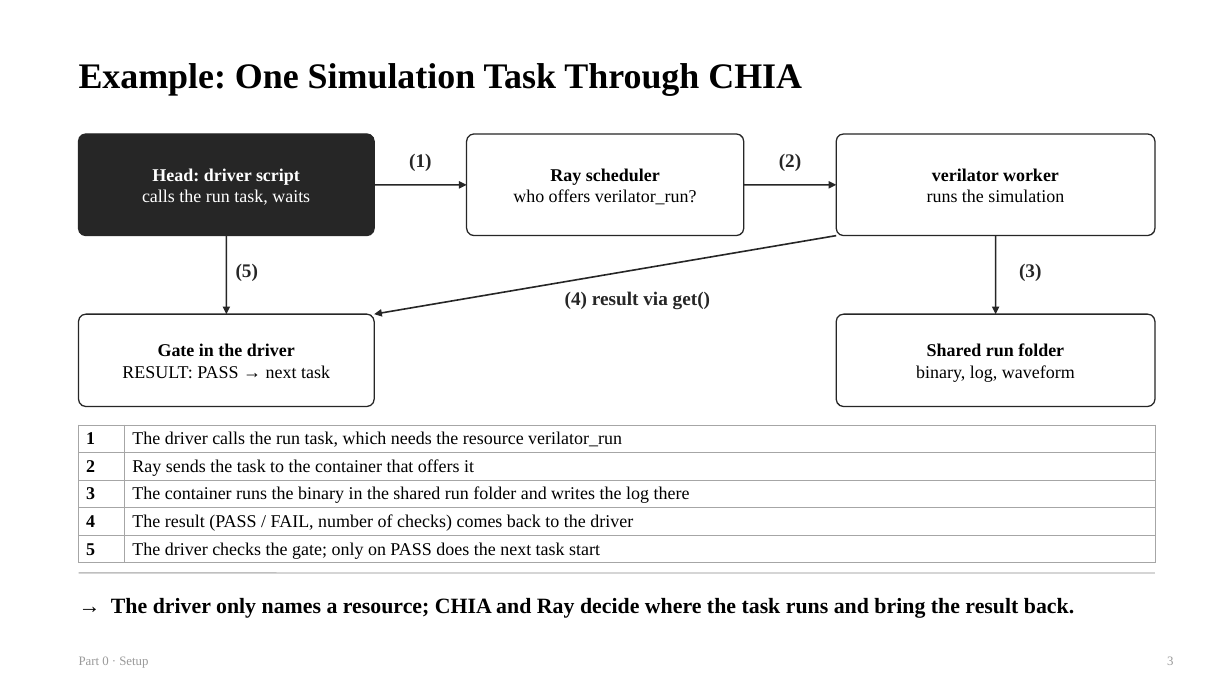
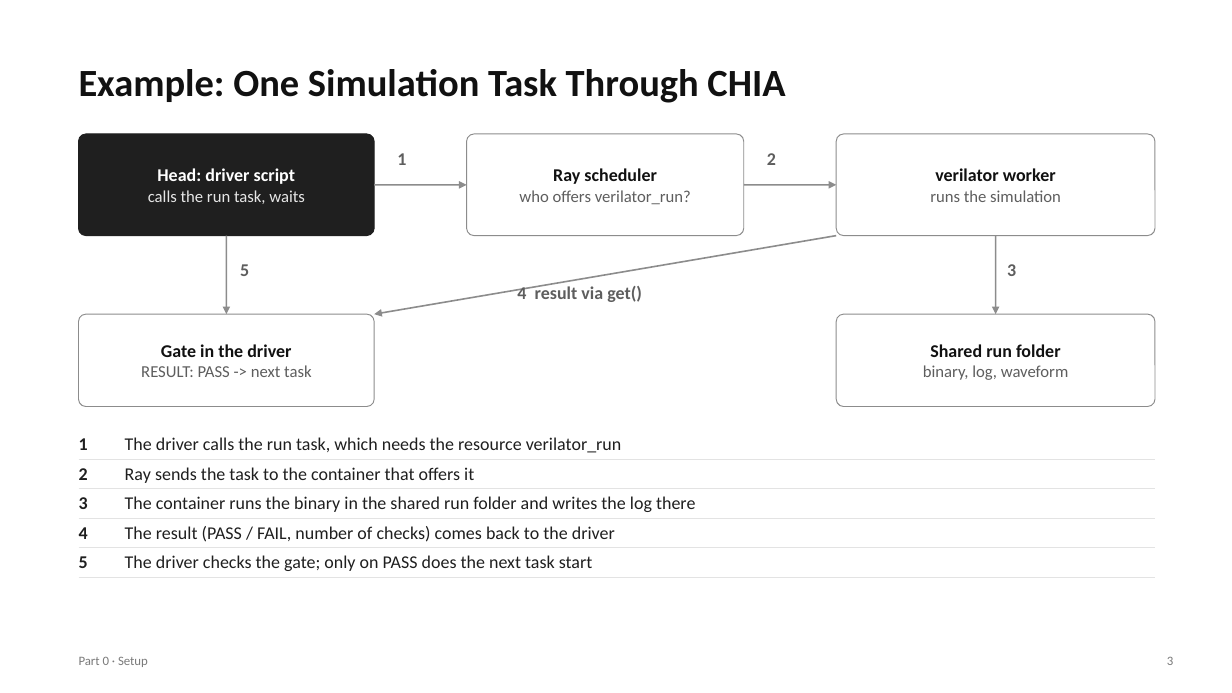
Before and after one commit to chipchip-tech/CHIA-workflow, a slide deck: slide 3 of projects/demo-alu/report/guides/0_Setup.pptx. Drawn at 1232x693 pixels with LibreOffice and Linux fonts; fonts in the diff are those of the drawing. Boxes give left, top, right and bottom in pixels: in the first picture for what was removed or moved away, otherwise in the second. Text is boxed around its words. In the diff, an @@ line names an element or a change of style, - is before the commit and + after.

```diff
--- a/projects/demo-alu/report/guides/0_Setup.pptx
+++ b/projects/demo-alu/report/guides/0_Setup.pptx
@@ text "Example: One Simulation Task Through ..." at [79, 69, 785, 103]: size 28 to 30 pt, font Times New Roman to Calibri, text colour #000000 to #111111 @@
@@ rounded rectangle "Head: driver script" at [79, 134, 374, 236]: font Times New Roman to Calibri; size 14 to 13 pt, text colour #FFFFFF to #E6E6E6 in "calls the run task, waits"; fill #262626 to #1F1F1F; outline #262626 1 pt to #1F1F1F 0.75 pt @@
@@ rounded rectangle "Ray scheduler" at [467, 134, 744, 236]: font Times New Roman to Calibri; text colour #000000 to #111111 in "Ray scheduler"; size 14 to 13 pt, text colour #000000 to #5E5E5E in "who offers verilator_run?"; outline #262626 1 pt to #8C8C8C 0.75 pt @@
@@ rounded rectangle "verilator worker" at [836, 134, 1155, 236]: font Times New Roman to Calibri; text colour #000000 to #111111 in "verilator worker"; size 14 to 13 pt, text colour #000000 to #5E5E5E in "runs the simulation"; outline #262626 1 pt to #8C8C8C 0.75 pt @@
@@ text at [397, 153, 406, 165]: text changed; size 15 to 14 pt; font Times New Roman to Calibri; text colour #262626 to #5E5E5E @@
-(1)
+1
@@ text at [767, 153, 776, 165]: text changed; size 15 to 14 pt; font Times New Roman to Calibri; text colour #262626 to #5E5E5E @@
-(2)
+2
@@ arrow (374, 185) - (467, 185): stroke #262626 1.25 pt to #8C8C8C 1.25 pt @@
@@ arrow (744, 185) - (836, 185): stroke #262626 1.25 pt to #8C8C8C 1.25 pt @@
@@ arrow (226, 236) - (226, 314): stroke #262626 1.25 pt to #8C8C8C 1.25 pt @@
@@ arrow (836, 236) - (374, 314): stroke #262626 1.25 pt to #8C8C8C 1.25 pt @@
@@ arrow (996, 236) - (996, 314): stroke #262626 1.25 pt to #8C8C8C 1.25 pt @@
@@ text at [240, 264, 249, 276]: text changed; size 15 to 14 pt; font Times New Roman to Calibri; text colour #262626 to #5E5E5E @@
-(5)
+5
@@ text at [1007, 264, 1016, 276]: text changed; size 15 to 14 pt; font Times New Roman to Calibri; text colour #262626 to #5E5E5E @@
-(3)
+3
@@ text at [517, 285, 642, 302]: text changed; size 15 to 14 pt; font Times New Roman to Calibri; text colour #262626 to #5E5E5E @@
-(4) result via get()
+4 result via get()
@@ rounded rectangle "Gate in the driver" at [79, 314, 374, 407]: outline #262626 1 pt to #8C8C8C 0.75 pt @@
@@ rounded rectangle "Shared run folder" at [836, 314, 1155, 407]: font Times New Roman to Calibri; text colour #000000 to #111111 in "Shared run folder"; size 14 to 13 pt, text colour #000000 to #5E5E5E in "binary, log, waveform"; outline #262626 1 pt to #8C8C8C 0.75 pt @@
@@ text in rounded rectangle at [161, 344, 291, 357]: font Times New Roman to Calibri, text colour #000000 to #111111 in "Gate in the driver" @@
@@ text in rounded rectangle at [141, 365, 311, 377]: text changed; size 14 to 13 pt; font Times New Roman to Calibri; text colour #000000 to #5E5E5E @@
-RESULT: PASS → next task
+RESULT: PASS -> next task
@@ table at [79, 430, 1155, 575] @@
@@ fill #FFFFFF to none in 10 cells @@
@@ font Times New Roman to Calibri, text colour #000000 to #1F1F1F @@
@@ borders changed @@
@@ table: place and size @@
-table at [79, 425, 1155, 563]
+table at [79, 430, 1155, 575]
@@ line removed from (79, 573) to (1155, 573) @@
@@ text removed at [111, 598, 1074, 618] @@
-→ The driver only names a resource; CHIA and Ray decide where the task runs and bring the result back.
@@ text "Part 0 · Setup" at [79, 657, 148, 667]: font Times New Roman to Calibri, text colour #9A9A9A to #7A7A7A @@
@@ text "3" at [1167, 657, 1173, 665]: font Times New Roman to Calibri, text colour #9A9A9A to #7A7A7A @@
```
Also in this commit, not shown: 7 other slides changed, 13 slides added, 7 slides removed, 2 other files.
